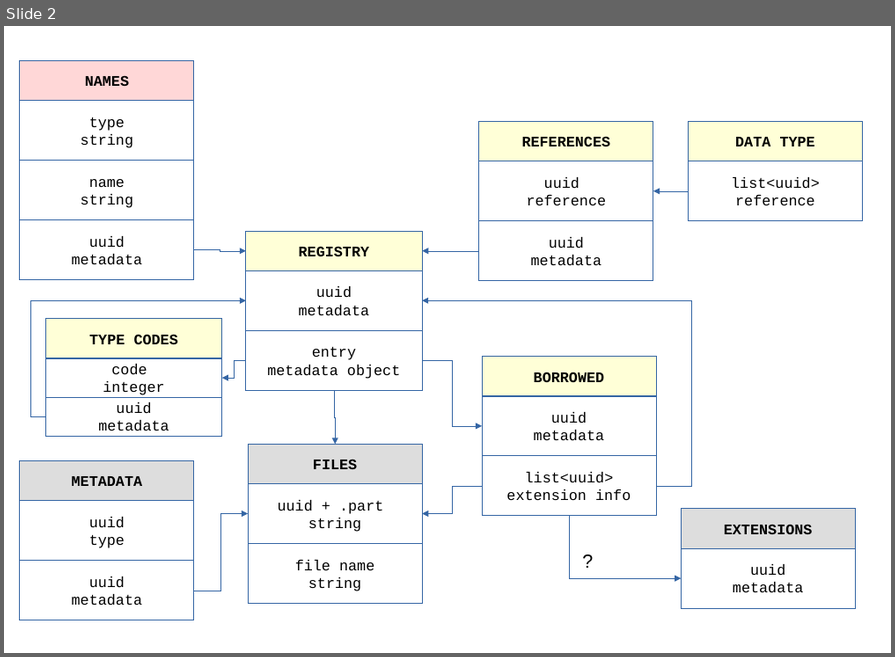
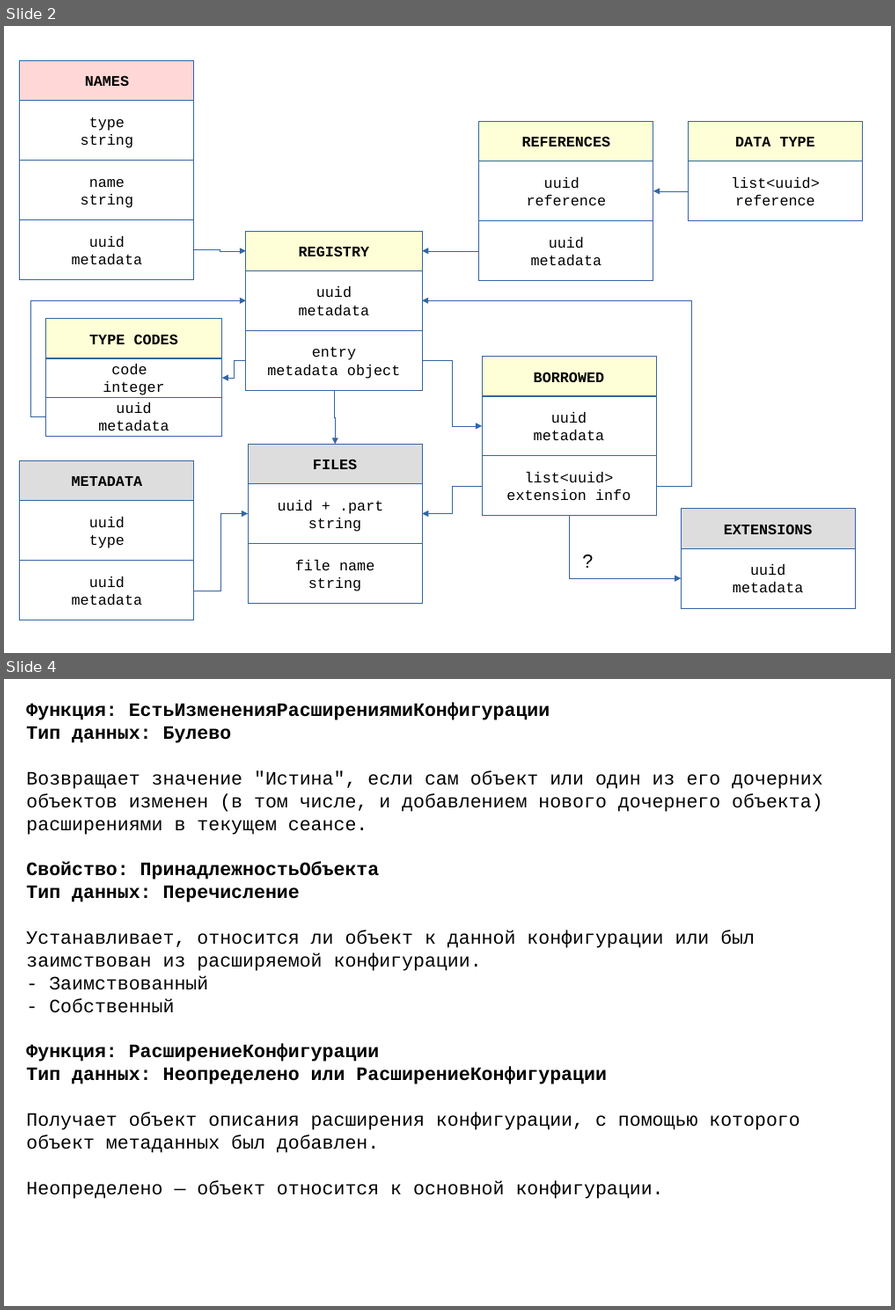
Before and after one commit to zhichkin/dajet-metadata, a slide deck: doc/metadata-registry.odp. Shown one above the other, each under a label of ours: slide 2 before the commit, slides 2 and 4 after it; the slides between them are not shown. The pictures are 895x657 and 895x1310 pixels, drawn with LibreOffice and Linux fonts; fonts in the diff are those of the drawing. Boxes give left, top, right and bottom in pixels: in the first picture for what was removed or moved away, otherwise in the second. Text is boxed around its words. In the diff, an @@ line names an element or a change of style, - is before the commit and + after.

```diff
--- a/doc/metadata-registry.odp
+++ b/doc/metadata-registry.odp
@@ slide 4 added at (4, 679, 891, 1306), background #FFFFFF @@
@@ text added at (26, 703, 822, 1153), 18 pt, text #000000 @@
+Функция: ЕстьИзмененияРасширениямиКонфигурации
+Тип данных: Булево
+Возвращает значение "Истина", если сам объект или один из его дочерних
+объектов изменен (в том числе, и добавлением нового дочернего объекта)
+расширениями в текущем сеансе.
+Свойство: ПринадлежностьОбъекта
+Тип данных: Перечисление
+Устанавливает, относится ли объект к данной конфигурации или был
+заимствован из расширяемой конфигурации.
+- Заимствованный
+- Собственный
+Функция: РасширениеКонфигурации
+Тип данных: Неопределено или РасширениеКонфигурации
+Получает объект описания расширения конфигурации, с помощью которого
+объект метаданных был добавлен.
+Неопределено — объект относится к основной конфигурации.
```
Also in this commit, not shown: 4 other slides added, 29 other files.
